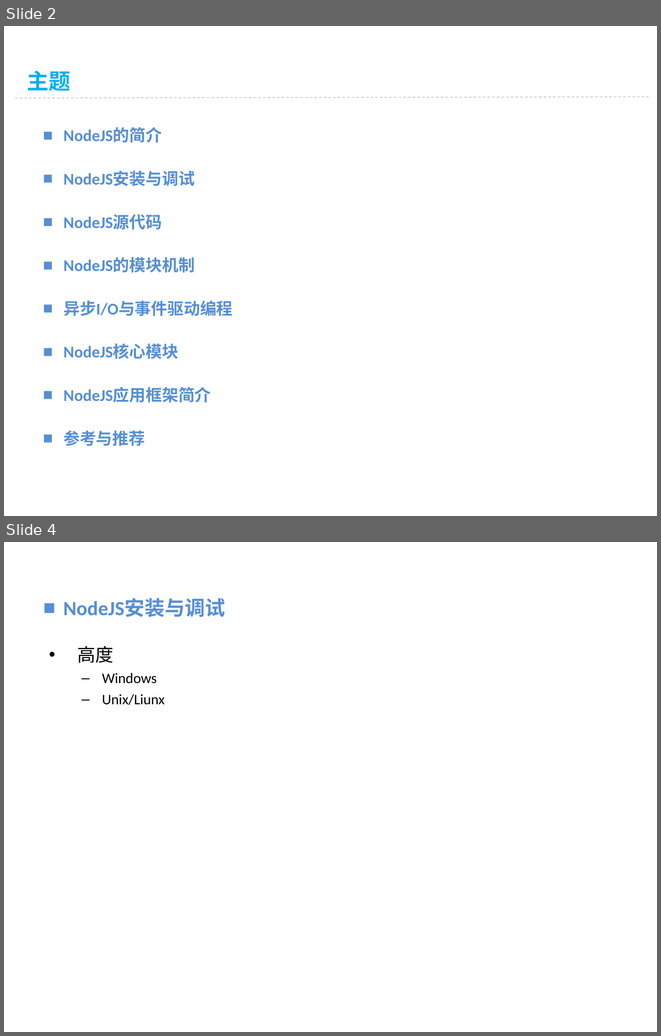
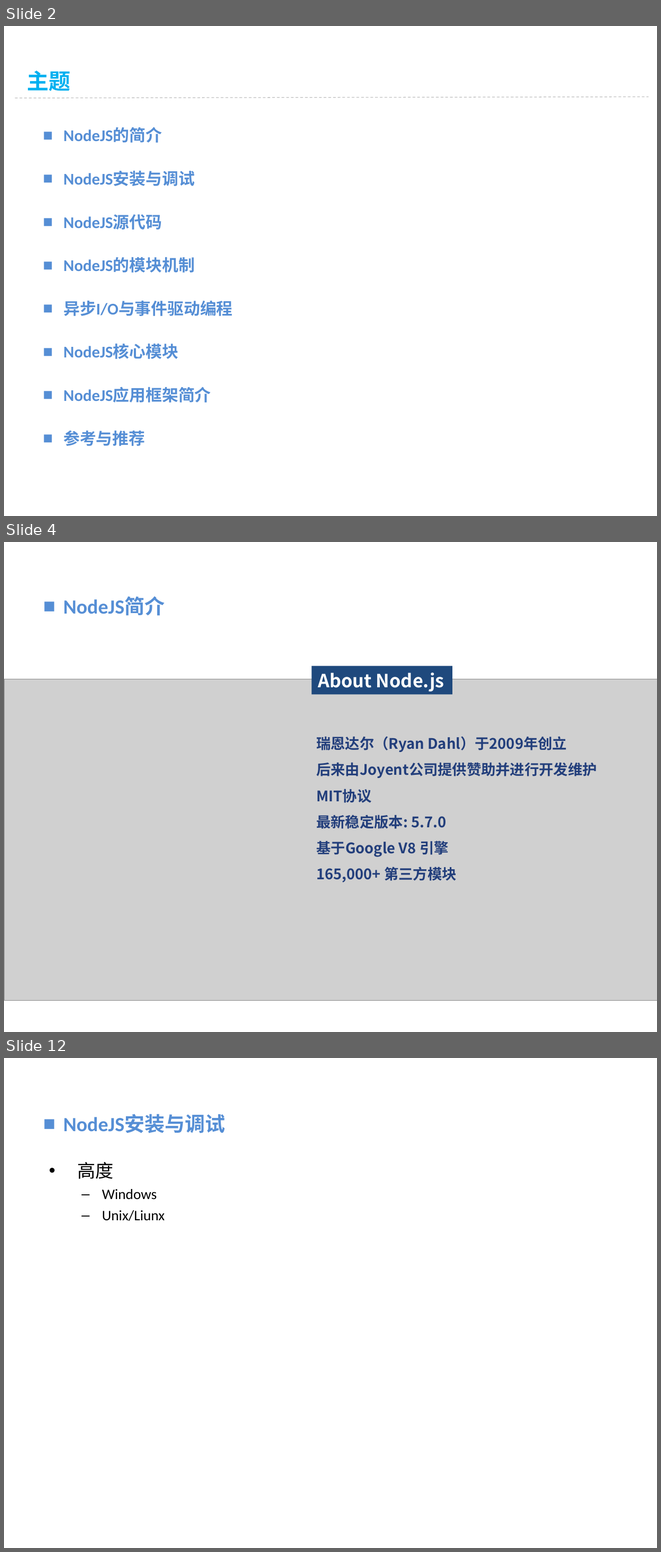
Before and after one commit to vaik/Documents, a slide deck: 我的分享/NodeJS基础概念理解.ppt. Shown one above the other, each under a label of ours: slides 2 and 4 before the commit, slides 2, 4 and 12 after it; the slides between them are not shown. The pictures are 661x1036 and 661x1552 pixels, drawn with LibreOffice and Linux fonts; fonts in the diff are those of the drawing; grey boxes stand for pictures; background and template pictures are left out. Boxes give left, top, right and bottom in pixels: in the first picture for what was removed or moved away, otherwise in the second. Text is boxed around its words. In the diff, an @@ line names an element or a change of style, - is before the commit and + after.

```diff
--- a/我的分享/NodeJS基础概念理解.ppt
+++ b/我的分享/NodeJS基础概念理解.ppt
@@ slide 4 added at [4,542,657,1032], background picture (left out) @@
@@ text added at [63,597,165,616], 22.2 pt, text #558ED5, bold @@
+■ NodeJS简介
@@ rectangle added at [311,666,452,695], fill #1F497D, 20 pt, text #FFFFFF, bold @@
+About Node.js
@@ picture added at [4,679,657,1000] @@
@@ text added at [316,736,597,882], 16 pt, text #223E7B, bold @@
+瑞恩达尔（Ryan Dahl）于2009年创立
+后来由Joyent公司提供赞助并进行开发维护
+MIT协议
+最新稳定版本: 5.7.0
+基于Google V8 引擎
+165,000+ 第三方模块
@@ what was slide 4 is now slide 12 @@
```
Also in this commit, not shown: 1 slide changed, 8 other slides added, 1 slide removed.
